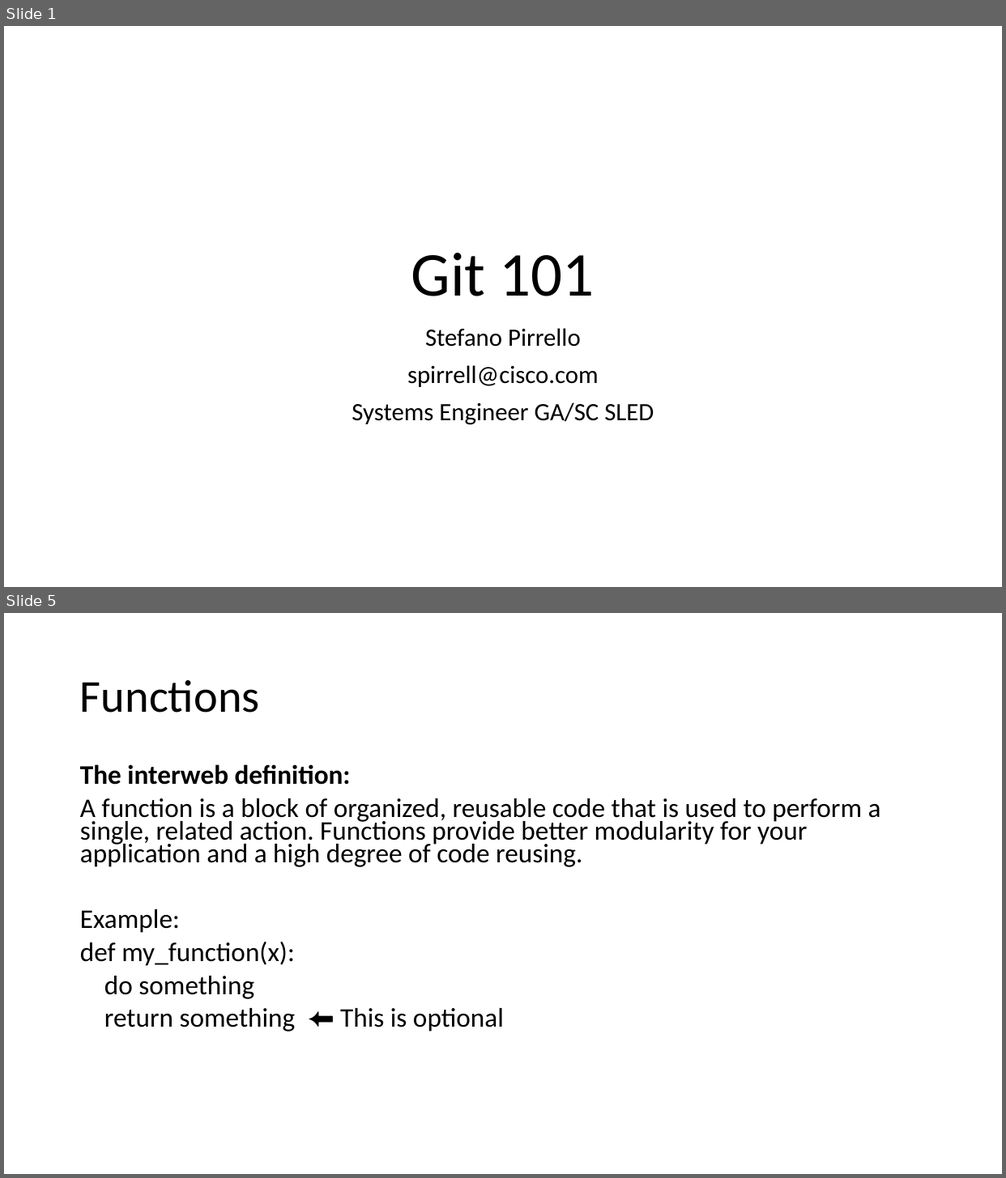
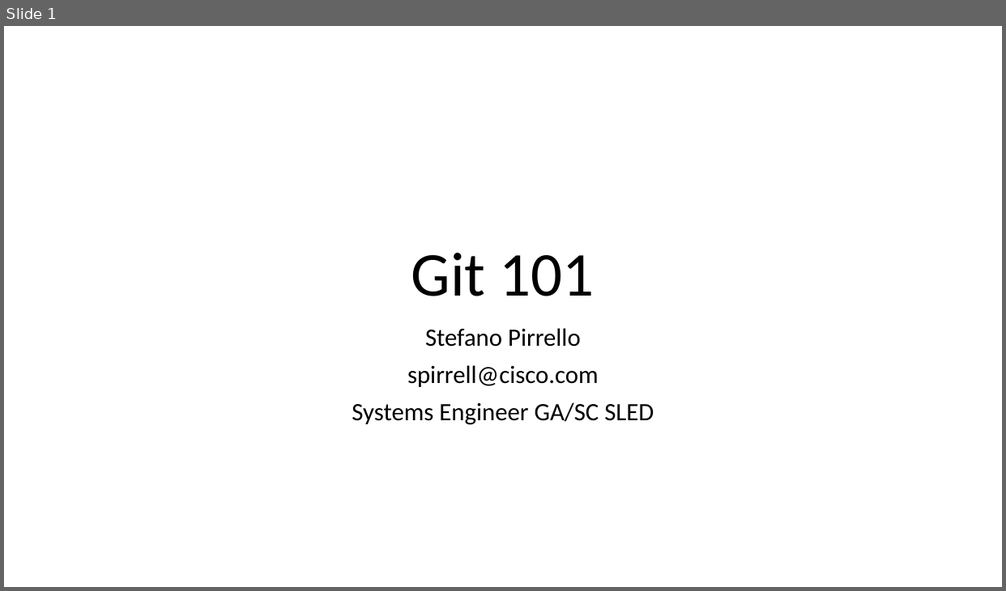
Before and after one commit to spirrello/devshow, a slide deck: Git101.pptx. Shown one above the other, each under a label of ours: slides 1 and 5 before the commit, slide 1 after it; the slides between them are not shown. The pictures are 1006x1178 and 1006x591 pixels, drawn with LibreOffice and Linux fonts; fonts in the diff are those of the drawing. Boxes give left, top, right and bottom in pixels: in the first picture for what was removed or moved away, otherwise in the second. Text is boxed around its words. In the diff, an @@ line names an element or a change of style, - is before the commit and + after.

```diff
--- a/Git101.pptx
+++ b/Git101.pptx
@@ slide 5 removed at (4, 613, 1002, 1174), background #FFFFFF @@
@@ title removed at (80, 680, 260, 713) @@
-Functions
@@ text removed at (80, 764, 881, 1032) @@
-The interweb definition:
-A function is a block of organized, reusable code that is used to perform a single, related action. Functions provide better modularity for your application and a high degree of code reusing.
-Example:
-def my_function(x):
-do something
-return something ⬅ This is optional
```
Also in this commit, not shown: 2 slides changed, 4 slides added, 4 other slides removed, 1 other file.
